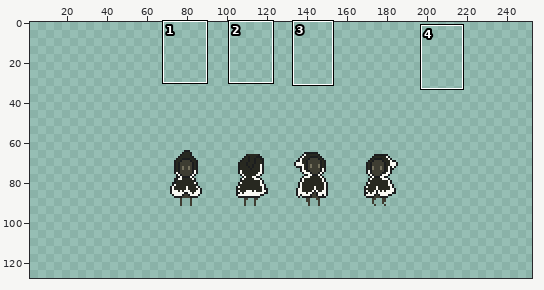
Two states of a sprite sheet, Resources/Textures/Backmen/Mobs/Ghost/ghost_vip.rsi/animated_ash.png. The picture above shows the old version from afar; the outline marks the close-up.
Close-up. The starting point:
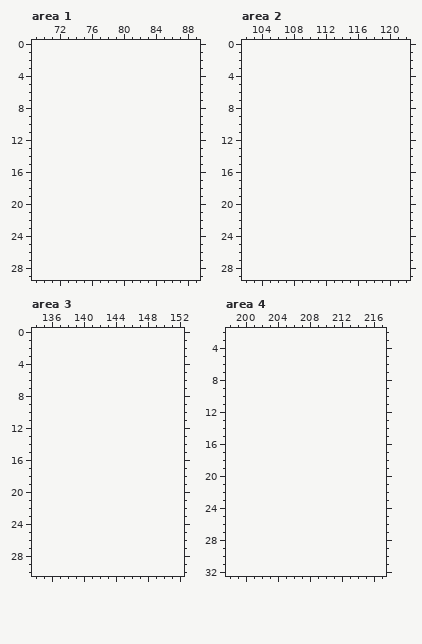
The file is 128x32 pixels. Shown: area 1: x 69..89, y 0..29; area 2: x 102..122, y 0..29; area 3: x 134..152, y 0..30; area 4: x 198..217, y 2..32. The old version is drawn lined up with the new one, on the new canvas. The wide view leaves out empty margins. The commit also changed other parts of the picture, which this record leaves out.
After the commit:
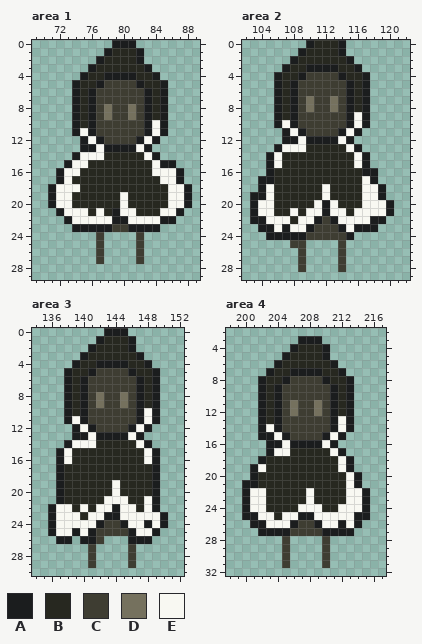
Palette (. is transparent): A #1b1d1e  B #272820  C #3e3d32  D #75715e  E #f8f8f2
The exact change:
canvas 128x32 -> 256x128, the old top-left corner now at 64,61
Changed rows in their new state; - is an unchanged pixel.
Area 1:
first column x 71:
 0 --------AAA-------
 1 -------ABBBA------
 2 ------ABBBBA------
 3 -----ABBBBBBA-----
 4 ----ABBAAAABBA----
 5 ---ABBACCCCABBA---
 6 ---ABACCCCCCABA---
 7 ---ABACCCCCCABA---
 8 ---ABACDCCDCABA---
 9 ---ABACDCCDCABA---
10 ---ABACCCCCCAEA---
11 ---AEACCCCCCAEA---
12 ----AEACCCCAEA----
13 ----AAEAAAAEA-----
14 ---AEEEBBBBBEA----
15 --AEEBBBBBBBBEAA--
16 -AEEBBBBBBBBBEEEA-
17 -AEBBBBBBBBBBBEEA-
18 AEEEBBBBBBBBBBBEEA
19 AEEBBBBBBEBBBBBEEA
20 AEEBBBBBBEBBBBBEEA
21 -AEEEBEBAEEBBBEEA-
22 --AEEEEEAAEEEEAA--
23 ---AAAAACCAAAA----
24 ------C----C------
25 ------C----C------
26 ------C----C------
27 ------C----C------
Area 2:
first column x 103:
 0 -------ABBBA------
 1 ------ABBBBA------
 2 -----ABBBBBBA-----
 3 ----ABBAAAABBA----
 4 ---ABBACCCCABBA---
 5 ---ABACCCCCCABA---
 6 ---ABACCCCCCABA---
 7 ---ABACDCCDCABA---
 8 ---ABACDCCDCABA---
 9 ---ABACCCCCCAEA---
10 ---AEACCCCCCAEA---
11 ----AEACCCCAEA----
12 ----AAEAAAAEA-----
13 ---AEEEBBBBBEA----
14 --AEBBBBBBBBBEA---
15 --AEBBBBBBBBBEA---
16 --ABBBBBBBBBBBAA--
17 -AABBBBBBBBBBBEA--
18 -AEBBBBBBEBBBBEEA-
19 AAEBBBBBBEBBBBEEA-
20 AEEBBBBBEAEBBBEEEA
21 AEEBBEBEEAEEBEEEEA
22 AAEEEBEEACAEEEEAA-
23 -AAEAEEACCCAEAAA--
24 --AAAAACCCCCA-----
25 -----CC----C------
26 ------C----C------
27 ------C----C------
28 ------C----C------
Area 3:
first column x 136:
 0 -------AAA-----
 1 ------ABBBA----
 2 -----ABBBBA----
 3 ----ABBBBBBA---
 4 ---ABBAAAABBA--
 5 --ABBACCCCABBA-
 6 --ABACCCCCCABA-
 7 --ABACCCCCCABA-
 8 --ABACDCCDCABA-
 9 --ABACDCCDCABA-
10 --ABACCCCCCAEA-
11 --AEACCCCCCAEA-
12 ---AEACCCCAEA--
13 ---AAEAAAAEA---
14 --AEEEBBBBBEA--
15 -AEBBBBBBBBBEA-
16 -AEBBBBBBBBBEA-
17 -ABBBBBBBBBBBA-
18 -ABBBBBBBBBBBA-
19 -ABBBBBBEBBBBA-
20 -ABBBBBBEBBBBA-
21 -ABBBBBEEEBBEA-
22 AEEBEBEEAEEBEA-
23 AEEEBEEAAEEEEEA
24 AEEEEEACCAEEAEA
25 AEEAEACCCCAEEA-
26 -AA-AAC---AAA--
27 -----C----C----
28 -----C----C----
29 -----C----C----
Area 4:
first column x 200:
 3 -------AAA------
 4 ------ABBBA-----
 5 -----ABBBBA-----
 6 ----ABBBBBBA----
 7 ---ABBAAAABBA---
 8 --ABBACCCCABBA--
 9 --ABACCCCCCABA--
10 --ABACCCCCCABA--
11 --ABACDCCDCABA--
12 --ABACDCCDCABA--
13 --ABACCCCCCAEA--
14 --AEACCCCCCAEA--
15 --AAEACCCCAEA---
16 ---AAEAAAAEA----
17 ---AEEBBBBBEA---
18 --ABBBBBBBBBEA--
19 -AEBBBBBBBBBEA--
20 -ABBBBBBBBBBBEA-
21 AABBBBBBBBBBBEA-
22 AEEBBBBBEBBBBEEA
23 AEEBBBBBEBBBBEEA
24 AEEBBBBEEEBBEEEA
25 AAEEBEEAAEEEEEAA
26 -AAEEEACCAEEAEA-
27 --AAAACCCCAAAA--
28 -----C----C-----
29 -----C----C-----
30 -----C----C-----
31 -----C----C-----
Where, in picture pixels (left, top, right, bottom), the same in both close-ups:
added: (48, 40, 192, 264)
added: (250, 40, 394, 272)
added: (48, 328, 168, 568)
added: (242, 336, 370, 568)
